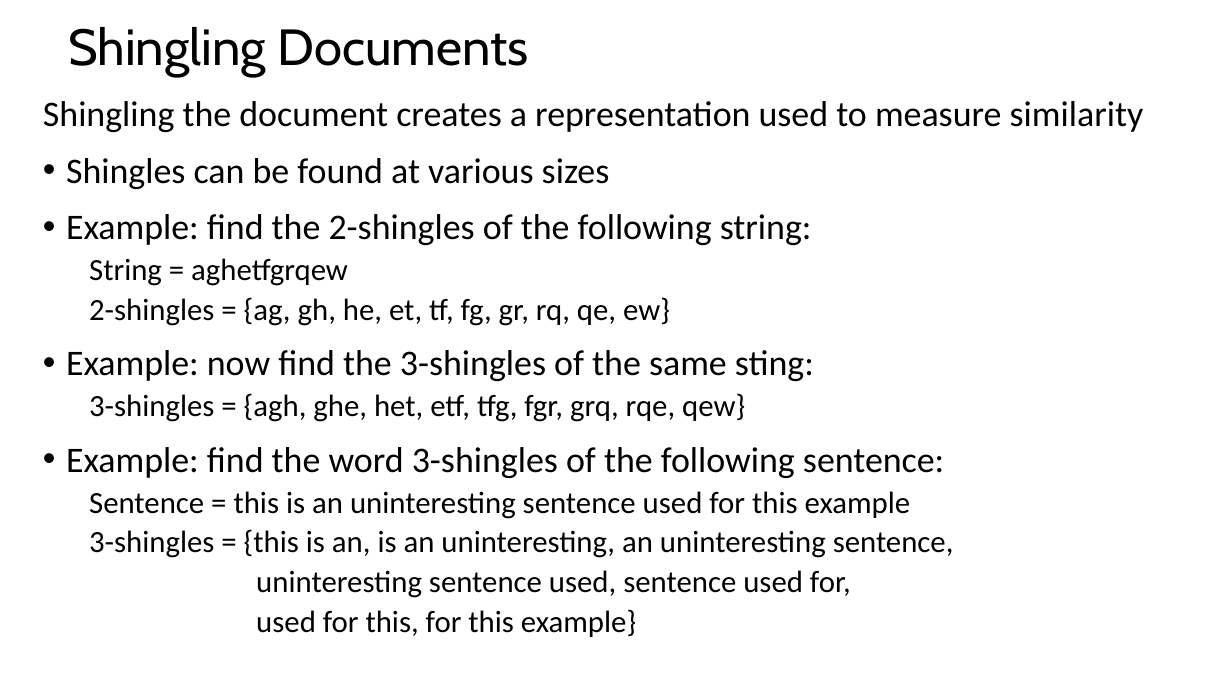
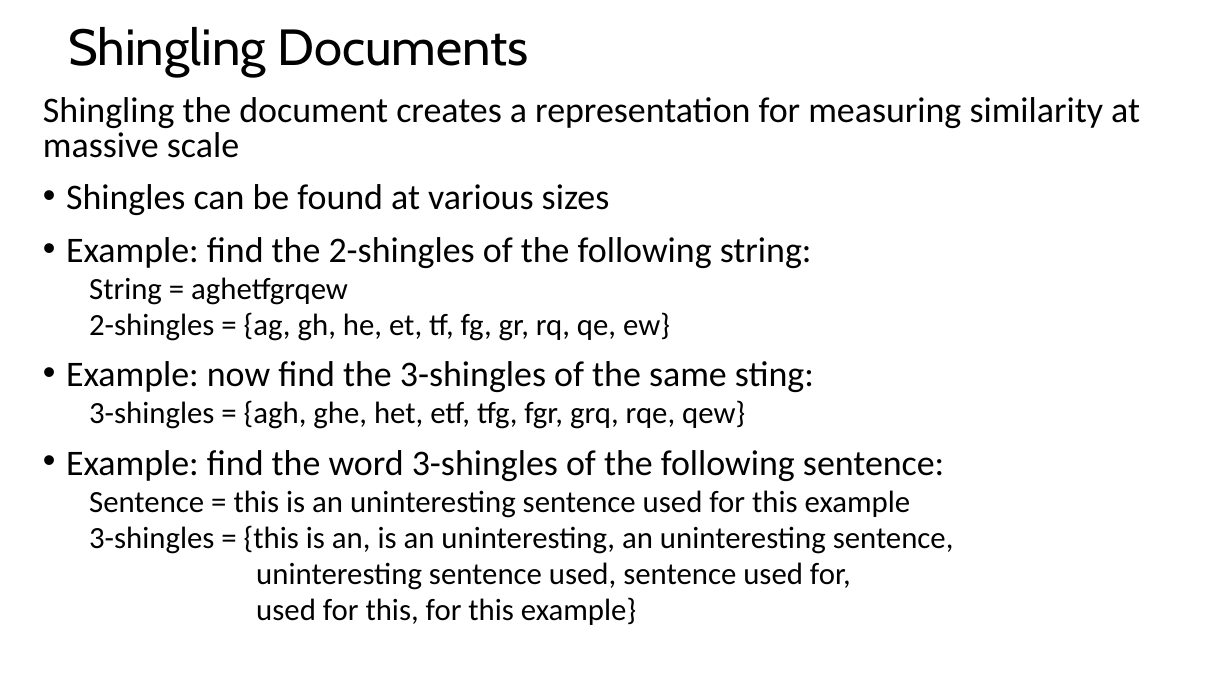
Before and after one commit to StephenElston/CSCI-E-108, a slide deck: slide 4 of slides/4_DistanceAndSimilarityMeasures_Part2.pptx (slide 29 before the commit). Drawn at 1232x693 pixels with LibreOffice and Linux fonts; fonts in the diff are those of the drawing. Boxes give left, top, right and bottom in pixels: in the first picture for what was removed or moved away, otherwise in the second. Text is boxed around its words. In the diff, an @@ line names an element or a change of style, - is before the commit and + after.

```diff
--- a/slides/4_DistanceAndSimilarityMeasures_Part2.pptx
+++ b/slides/4_DistanceAndSimilarityMeasures_Part2.pptx
@@ text at [43, 97, 1140, 158]: text changed @@
-Shingling the document creates a representation used to measure similarity
+Shingling the document creates a representation for measuring similarity at massive scale
@@ text at [66, 184, 954, 625]: line spacing 0.9 to 0.8 @@
```
Also in this commit, not shown: 12 other slides changed, 1 slide added, 26 slides removed, 1 other file.
